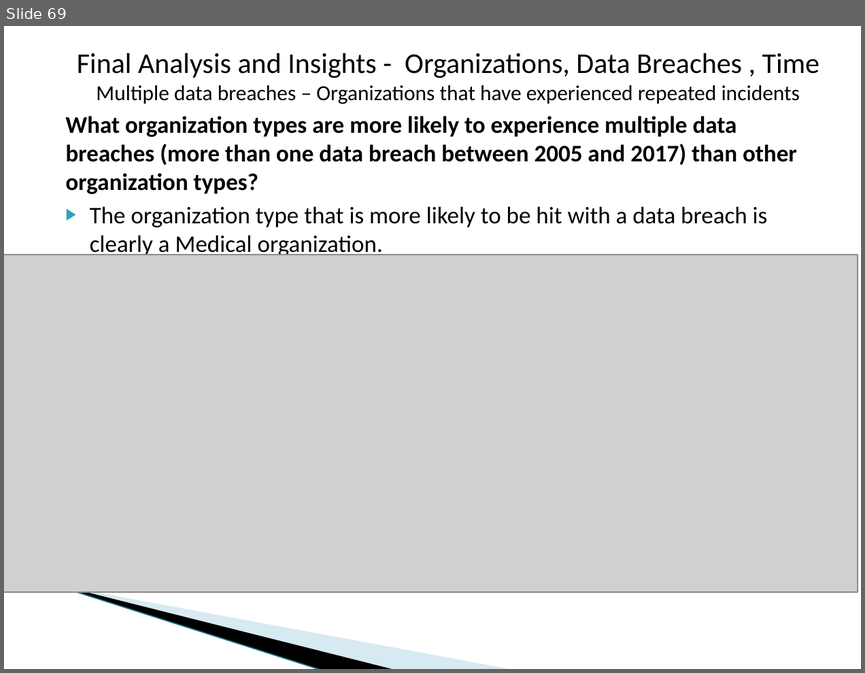
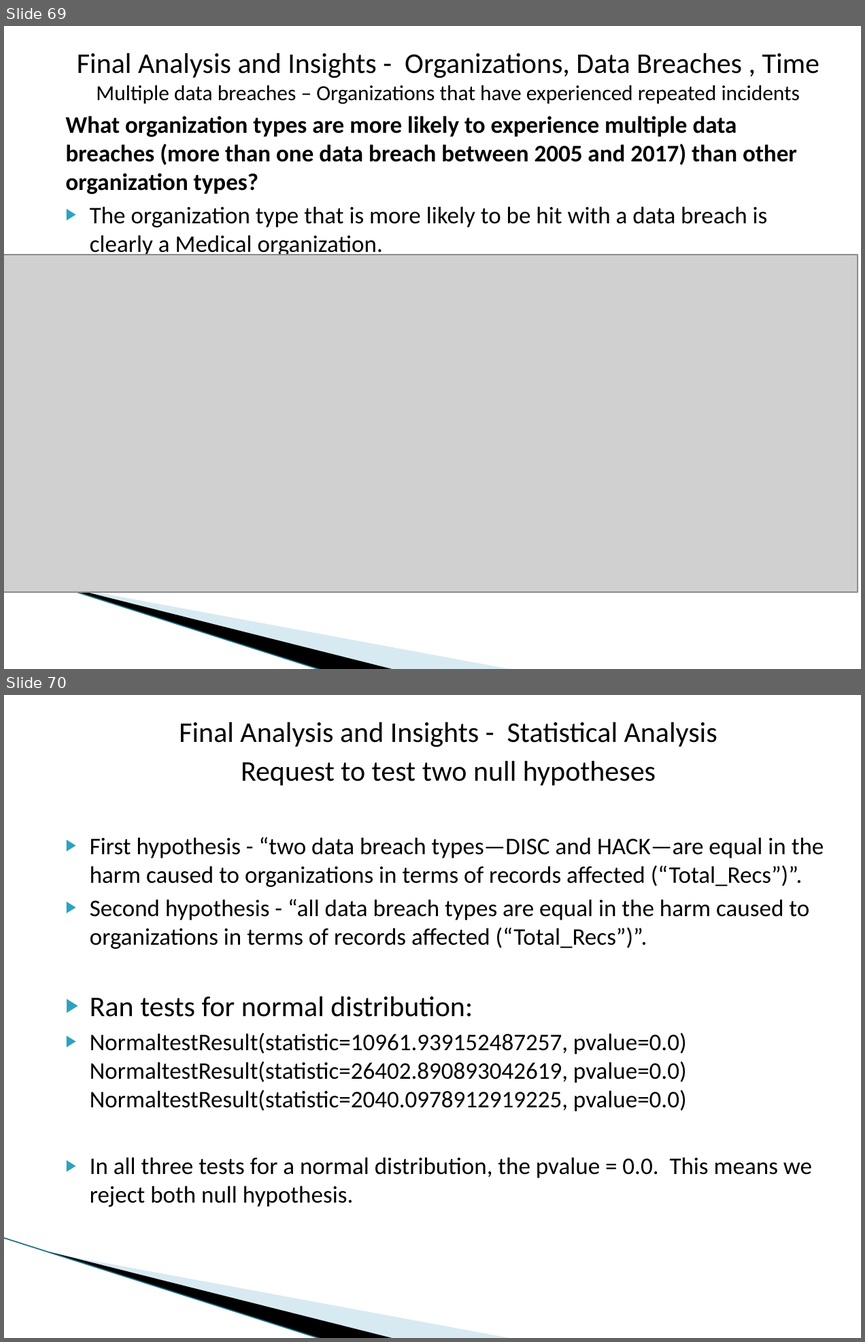
Before and after one commit to dmrod01/Capstone, a slide deck: Final Analysis - Data Capstone Project - Data Breaches.pptx. Shown one above the other, each under a label of ours: slide 69 before the commit, slides 69 and 70 after it. The pictures are 865x673 and 865x1342 pixels, drawn with LibreOffice and Linux fonts; fonts in the diff are those of the drawing; grey boxes stand for pictures; background and template pictures are left out. Boxes give left, top, right and bottom in pixels: in the first picture for what was removed or moved away, otherwise in the second. Text is boxed around its words. In the diff, an @@ line names an element or a change of style, - is before the commit and + after.

```diff
--- a/Final Analysis - Data Capstone Project - Data Breaches.pptx
+++ b/Final Analysis - Data Capstone Project - Data Breaches.pptx
@@ slide 70 added at (4,695,861,1338), background #FFFFFF; not listed: 3 template elements that a slide beside it also shows @@
@@ text added at (90,722,824,1206), 20 pt, text #000000 @@
+Final Analysis and Insights - Statistical Analysis
+Request to test two null hypotheses
+▶ First hypothesis - “two data breach types—DISC and HACK—are equal in the harm caused to organizations in terms of records affected (“Total_Recs”)”.
+▶ Second hypothesis - “all data breach types are equal in the harm caused to organizations in terms of records affected (“Total_Recs”)”.
+▶ Ran tests for normal distribution:
+▶ NormaltestResult(statistic=10961.939152487257, pvalue=0.0) NormaltestResult(statistic=26402.890893042619, pvalue=0.0) NormaltestResult(statistic=2040.0978912919225, pvalue=0.0)
+▶ In all three tests for a normal distribution, the pvalue = 0.0. This means we reject both null hypothesis.
```
Also in this commit, not shown: 1 other file.
